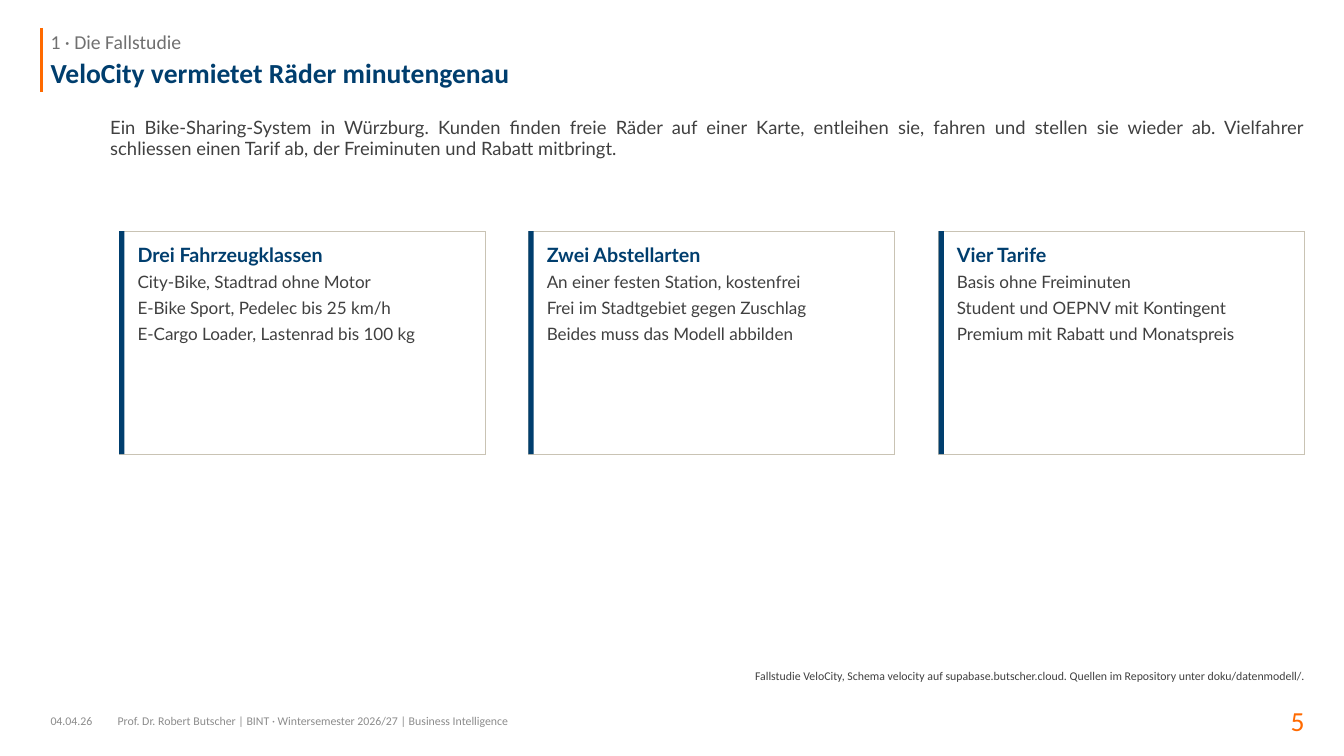
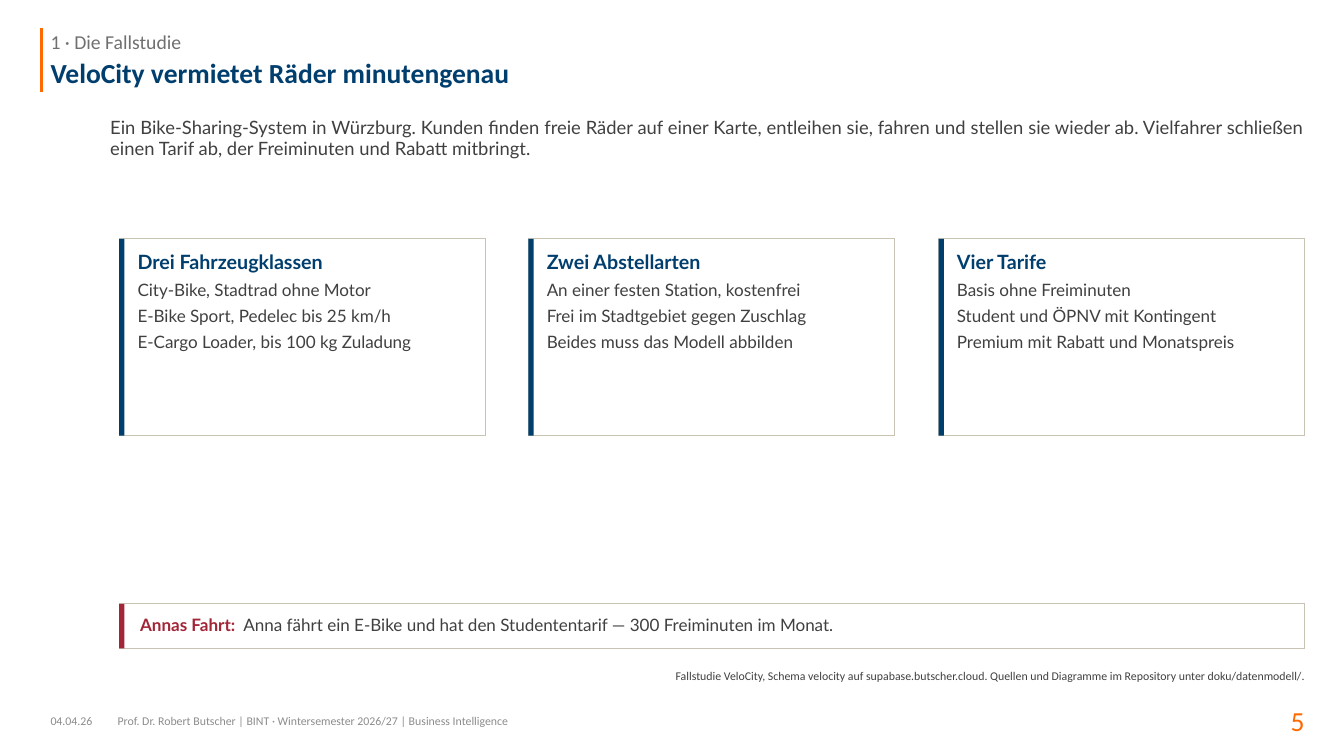
Before and after one commit to swrobuts/velocity-fallstudie, a slide deck: slide 5 of slides/velocity-datenbankentwurf.pptx. Drawn at 1344x756 pixels with LibreOffice and Linux fonts; fonts in the diff are those of the drawing. Boxes give left, top, right and bottom in pixels: in the first picture for what was removed or moved away, otherwise in the second. Text is boxed around its words. In the diff, an @@ line names an element or a change of style, - is before the commit and + after.

```diff
--- a/slides/velocity-datenbankentwurf.pptx
+++ b/slides/velocity-datenbankentwurf.pptx
@@ text at (110,120,1303,159): text changed @@
-Ein Bike-Sharing-System in Würzburg. Kunden finden freie Räder auf einer Karte, entleihen sie, fahren und stellen sie wieder ab. Vielfahrer schliessen einen Tarif ab, der Freiminuten und Rabatt mitbringt.
+Ein Bike-Sharing-System in Würzburg. Kunden finden freie Räder auf einer Karte, entleihen sie, fahren und stellen sie wieder ab. Vielfahrer schließen einen Tarif ab, der Freiminuten und Rabatt mitbringt.
@@ rectangle: place and size @@
-rectangle at (119,231,486,454)
+rectangle at (119,239,486,436)
@@ rectangle: place and size @@
-rectangle at (119,231,125,454)
+rectangle at (119,239,125,436)
@@ rectangle: place and size @@
-rectangle at (528,231,895,454)
+rectangle at (528,239,895,436)
@@ rectangle: place and size @@
-rectangle at (528,231,534,454)
+rectangle at (528,239,534,436)
@@ rectangle: place and size @@
-rectangle at (939,231,1305,454)
+rectangle at (939,239,1305,436)
@@ rectangle: place and size @@
-rectangle at (939,231,944,454)
+rectangle at (939,239,944,436)
@@ text "Drei Fahrzeugklassen": place and size @@
-text "Drei Fahrzeugklassen" at (138,247,416,343)
+text "Drei Fahrzeugklassen" at (138,254,411,351)
@@ text "Zwei Abstellarten": place and size @@
-text "Zwei Abstellarten" at (547,247,806,340)
+text "Zwei Abstellarten" at (547,254,806,348)
@@ text "Vier Tarife": place and size @@
-text "Vier Tarife" at (957,247,1234,343)
+text "Vier Tarife" at (957,254,1234,351)
@@ text at (957,308,1216,325): text changed @@
-Student und OEPNV mit Kontingent
+Student und ÖPNV mit Kontingent
@@ text at (138,335,411,351): text changed @@
-E-Cargo Loader, Lastenrad bis 100 kg
+E-Cargo Loader, bis 100 kg Zuladung
@@ rectangle added at (119,604,1305,648), fill #FFFFFF, outline #C9C3B4 0.75 pt @@
@@ rectangle added at (119,604,125,648), fill #A32638 @@
@@ text added at (140,618,833,631), 13 pt, text #404040 @@
+Annas Fahrt: Anna fährt ein E-Bike und hat den Studententarif — 300 Freiminuten im Monat.
@@ text at (676,672,1305,682): text changed @@
-Fallstudie VeloCity, Schema velocity auf supabase.butscher.cloud. Quellen im Repository unter doku/datenmodell/.
+Fallstudie VeloCity, Schema velocity auf supabase.butscher.cloud. Quellen und Diagramme im Repository unter doku/datenmodell/.
```
Also in this commit, not shown: 20 other slides changed, 22 slides added, 18 slides removed, 39 other files.
